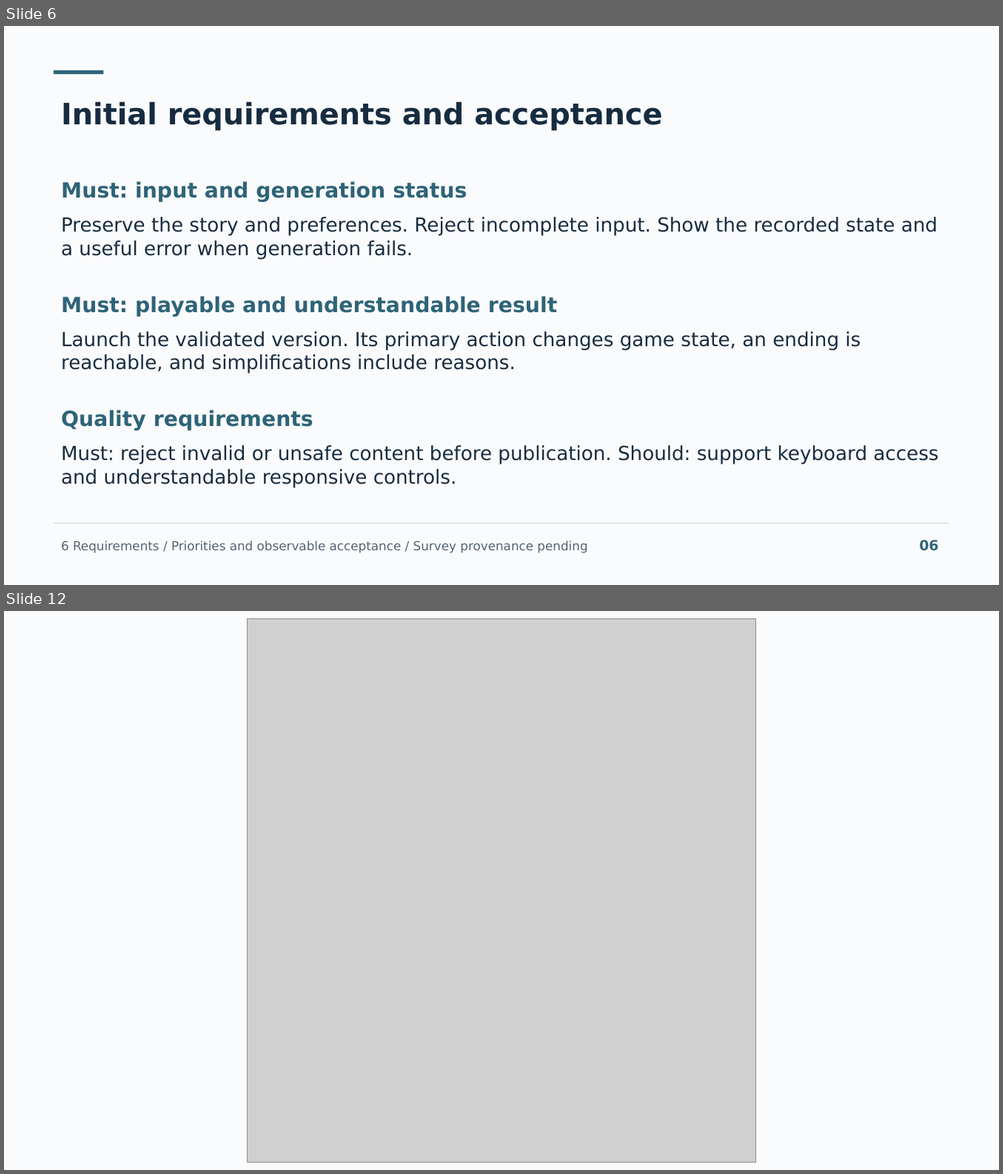
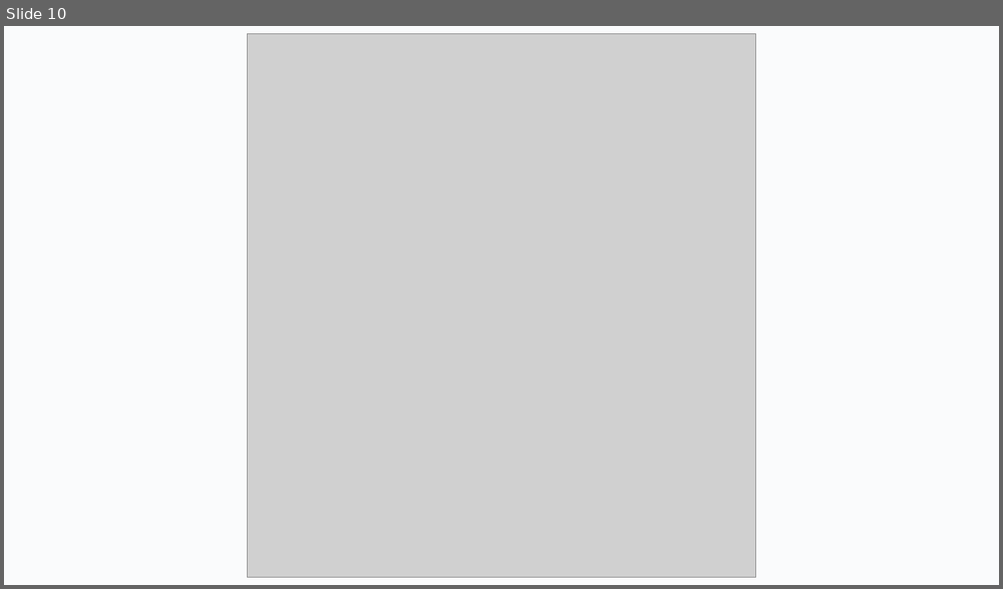
Before and after one commit to lastnurik/diploma, a slide deck: submission/diploma-final-presentation.pptx. Shown one above the other, each under a label of ours: slides 6 and 12 before the commit, slide 10 after it; the slides between them are not shown. The pictures are 1003x1174 and 1003x589 pixels, drawn with LibreOffice and Linux fonts; fonts in the diff are those of the drawing; grey boxes stand for pictures. Boxes give left, top, right and bottom in pixels: in the first picture for what was removed or moved away, otherwise in the second. Text is boxed around its words. In the diff, an @@ line names an element or a change of style, - is before the commit and + after.

```diff
--- a/submission/diploma-final-presentation.pptx
+++ b/submission/diploma-final-presentation.pptx
@@ slide 6 removed at (4, 26, 999, 585), background #FAFBFC @@
@@ rectangle removed at (54, 70, 104, 74) @@
@@ text removed at (61, 101, 662, 130) @@
-Initial requirements and acceptance
@@ text removed at (61, 181, 466, 202) @@
-Must: input and generation status
@@ text removed at (61, 217, 937, 259) @@
-Preserve the story and preferences. Reject incomplete input. Show the recorded state and a useful error when generation fails.
@@ text removed at (61, 296, 558, 317) @@
-Must: playable and understandable result
@@ text removed at (61, 332, 860, 374) @@
-Launch the validated version. Its primary action changes game state, an ending is reachable, and simplifications include reasons.
@@ text removed at (61, 410, 313, 431) @@
-Quality requirements
@@ text removed at (61, 446, 938, 488) @@
-Must: reject invalid or unsafe content before publication. Should: support keyboard access and understandable responsive controls.
@@ rectangle removed at (54, 524, 949, 525) @@
@@ text removed at (61, 541, 587, 554) @@
-6 Requirements / Priorities and observable acceptance / Survey provenance pending
@@ text removed at (919, 540, 938, 551) @@
-06
@@ what was slide 12 is now slide 10 @@
```
Also in this commit, not shown: 5 slides changed, 4 slides added, 5 other slides removed, 17 other files.
